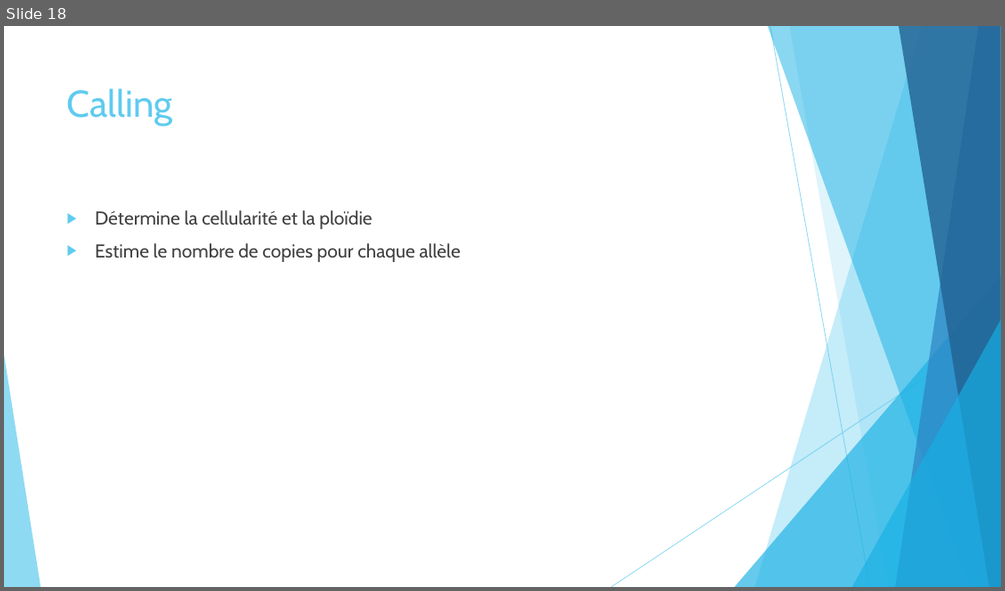
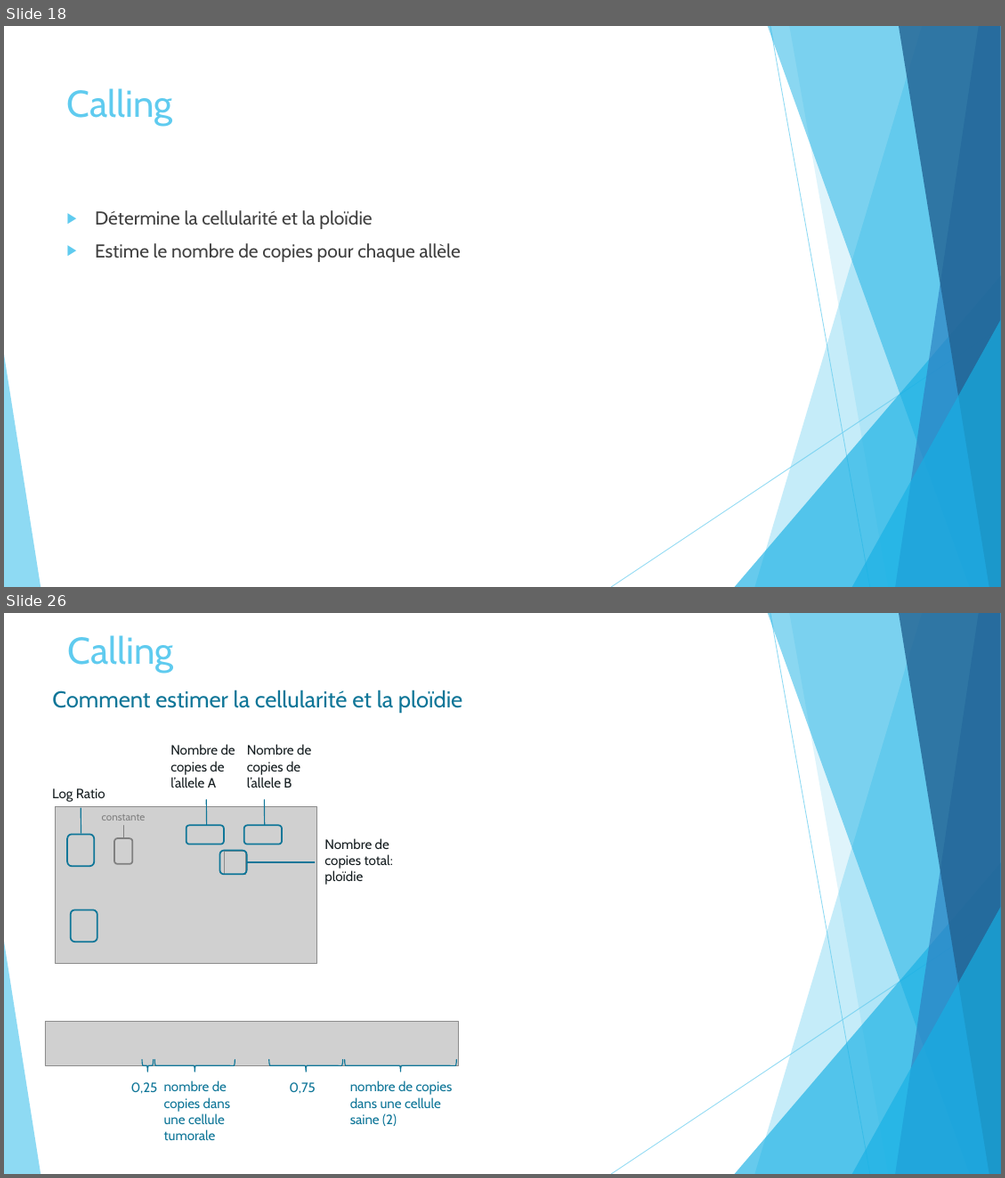
Before and after one commit to Elie-Bordron/DEA-dataviz, a slide deck: docs/docs_I_made/slides/ASCAT.pptx. Shown one above the other, each under a label of ours: slide 18 before the commit, slides 18 and 26 after it; the slides between them are not shown. The pictures are 1005x591 and 1005x1178 pixels, drawn with LibreOffice and Linux fonts; fonts in the diff are those of the drawing; grey boxes stand for pictures. Boxes give left, top, right and bottom in pixels: in the first picture for what was removed or moved away, otherwise in the second. Text is boxed around its words. In the diff, an @@ line names an element or a change of style, - is before the commit and + after.

```diff
--- a/docs/docs_I_made/slides/ASCAT.pptx
+++ b/docs/docs_I_made/slides/ASCAT.pptx
@@ slide 26 added at (x1=4, y1=613, x2=1001, y2=1174), background #FFFFFF; not listed: 10 template elements that a slide beside it also shows @@
@@ title added at (x1=67, y1=635, x2=173, y2=673), 36 pt, text #5FCBEF @@
+Calling
@@ text added at (x1=52, y1=690, x2=462, y2=713), 22 pt, text #0F7698 @@
+Comment estimer la cellularité et la ploïdie
@@ text added at (x1=170, y1=744, x2=235, y2=787), 13 pt, text #161E22 @@
+Nombre de copies de l’allele A
@@ text added at (x1=247, y1=744, x2=311, y2=787), 13 pt, text #161E22 @@
+Nombre de copies de l’allele B
@@ text added at (x1=52, y1=788, x2=105, y2=802), 13 pt, text #161E22 @@
+Log Ratio
@@ picture added at (x1=56, y1=807, x2=317, y2=963) @@
@@ line added from (81, 833) to (81, 808), #0F7698 1 pt @@
@@ text added at (x1=102, y1=814, x2=146, y2=820), 10 pt, text #808080 @@
+constante
@@ line added from (123, 838) to (123, 826), #808080 1 pt @@
@@ rounded rectangle added at (x1=186, y1=826, x2=224, y2=844), outline #0F7698 1.5 pt @@
@@ line added from (207, 825) to (207, 800), #0F7698 1 pt @@
@@ rounded rectangle added at (x1=244, y1=826, x2=282, y2=844), outline #0F7698 1.5 pt @@
@@ line added from (265, 825) to (264, 800), #0F7698 1 pt @@
@@ rounded rectangle added at (x1=67, y1=835, x2=95, y2=867), outline #0F7698 1.5 pt @@
@@ rounded rectangle added at (x1=114, y1=838, x2=133, y2=863), outline #808080 1.5 pt @@
@@ rounded rectangle added at (x1=220, y1=850, x2=247, y2=874), outline #0F7698 1.5 pt @@
@@ picture added at (x1=224, y1=851, x2=245, y2=874) @@
@@ text added at (x1=324, y1=838, x2=393, y2=884), 13 pt, text #161E22 @@
+Nombre de copies total: ploïdie
@@ line added from (247, 862) to (315, 862), #0F7698 1 pt @@
@@ rounded rectangle added at (x1=71, y1=910, x2=97, y2=942), outline #0F7698 1.5 pt @@
@@ picture added at (x1=45, y1=1022, x2=459, y2=1065) @@
@@ right brace added at (x1=142, y1=1060, x2=154, y2=1071), outline #0F7698 1 pt @@
@@ right brace added at (x1=154, y1=1059, x2=235, y2=1071), outline #0F7698 1 pt @@
@@ right brace added at (x1=269, y1=1060, x2=343, y2=1071), outline #0F7698 1 pt @@
@@ right brace added at (x1=344, y1=1060, x2=456, y2=1071), outline #0F7698 1 pt @@
@@ text added at (x1=131, y1=1082, x2=158, y2=1094), 13 pt, text #0F7698 @@
+0,25
@@ text added at (x1=164, y1=1080, x2=230, y2=1140), 13 pt, text #0F7698 @@
+nombre de copies dans une cellule tumorale
@@ text added at (x1=289, y1=1082, x2=316, y2=1094), 13 pt, text #0F7698 @@
+0,75
@@ text added at (x1=350, y1=1080, x2=453, y2=1126), 13 pt, text #0F7698 @@
+nombre de copies dans une cellule saine (2)
```
Also in this commit, not shown: 8 other slides added, 2 slides removed, 27 other files.
